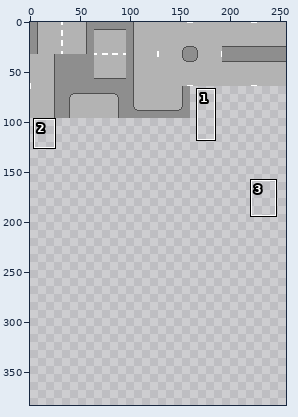
Sprite sheet: images/city.png. Above: a wide view before the commit, with the close-up outlined.
Close-up. Earlier state:
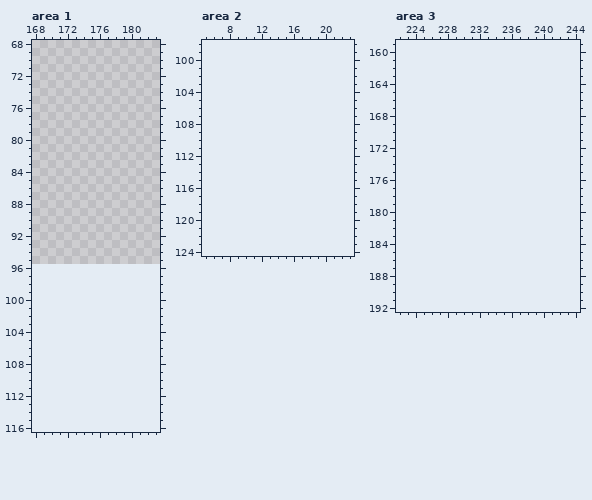
The file is 256x96 pixels. Shown: area 1: x 168..183, y 68..116; area 2: x 5..23, y 98..124; area 3: x 222..244, y 159..192. The old version is drawn lined up with the new one, on the new canvas. The wide view leaves out empty margins. The commit also changed other parts of the picture, which this record leaves out.
Palette (. is transparent): 
Now the later version:
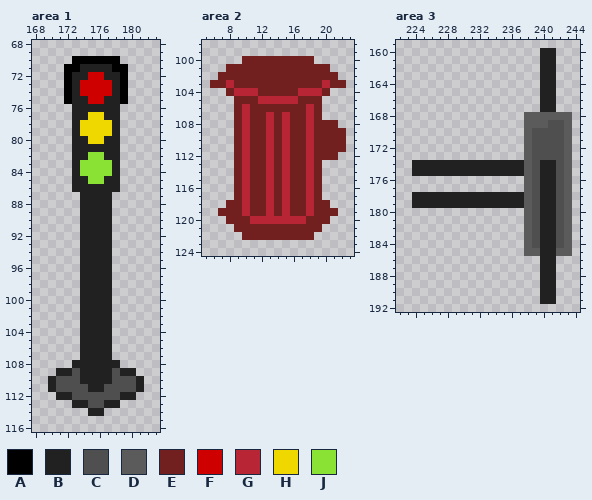
Colours new in this view: A #000000  B #212121  C #4f4f4f  D #5b5b5b  E #711f1f  F #cf0000  G #b82535  H #efd700  J #8ae334
Diff:
canvas 256x96 -> 256x384
Area 1:
y 70: x 173..178 ...... -> AAAAAA
y 71: x 172..179 ........ -> AABBBBAA
y 72: x 172..179 ........ -> ABBFFBBA
y 73..74: x 172..179 ........ -> ABFFFFBA
y 75: x 172..179 ........ -> ABBFFBBA
y 76: x 173..178 ...... -> BBBBBB
y 77: x 173..178 ...... -> BBHHBB
y 78..79: x 173..178 ...... -> BHHHHB
y 80: x 173..178 ...... -> BBHHBB
y 81: x 173..178 ...... -> BBBBBB
y 82: x 173..178 ...... -> BBJJBB
y 83..84: x 173..178 ...... -> BJJJJB
y 85: x 173..178 ...... -> BBJJBB
y 86: x 173..178 ...... -> BBBBBB
y 87..107: x 174..177 .... -> BBBB
y 108: x 173..178 ...... -> BBBBBB
y 109: x 171..180 .......... -> BBCBBBBCBB
y 110: x 170..181 ............ -> BCCCBBBBCCCB
y 111: x 170..181 ............ -> BCCCCBBCCCCB
y 112: x 171..180 .......... -> BBCCCCCCBB
y 113: x 173..178 ...... -> BBCCBB
y 114: x 175..176 .. -> BB
Area 2:
y 100: x 10..18 ......... -> EEEEEEEEE
y 101: x 8..20 ............. -> EEEEEEEEEEEEE
y 102: x 7..21 ............... -> EEEEEEEEEEEEEEE
y 103: x 6..22 ................. -> EEGEEEEEEEEEEEGEE
y 104: x 8..20 ............. -> EGGGEEEEEGGGE
y 105: x 9..19 ........... -> EEEGGGGGEEE
y 106: x 9..19 ........... -> EGEEEEEEEGE
y 107: x 9..19 ........... -> EGEEGEGEEGE
y 108: x 9..21 ............. -> EGEEGEGEEGEEE
y 109..111: x 9..22 .............. -> EGEEGEGEEGEEEE
y 112: x 9..21 ............. -> EGEEGEGEEGEEE
y 113..117: x 9..19 ........... -> EGEEGEGEEGE
y 118: x 8..20 ............. -> EEGEEGEGEEGEE
y 119: x 7..21 ............... -> EEEGEEGEGEEGEEE
y 120: x 8..20 ............. -> EEEGGGGGGGEEE
y 121: x 9..19 ........... -> EEEEEEEEEEE
y 122: x 10..18 ......... -> EEEEEEEEE
Area 3:
y 160..167: x 240..241 .. -> BB
y 168: x 238..243 ...... -> DDDDDD
y 169: x 238..243 ...... -> DDDCCD
y 170..173: x 238..243 ...... -> DCCCCD
y 174..175: x 224..243 .................... -> BBBBBBBBBBBBBBDCBBCD
y 176..177: x 238..243 ...... -> DCBBCD
y 178..179: x 224..243 .................... -> BBBBBBBBBBBBBBDCBBCD
y 180..184: x 238..243 ...... -> DCBBCD
y 185: x 238..243 ...... -> DDBBDD
y 186..191: x 240..241 .. -> BB
